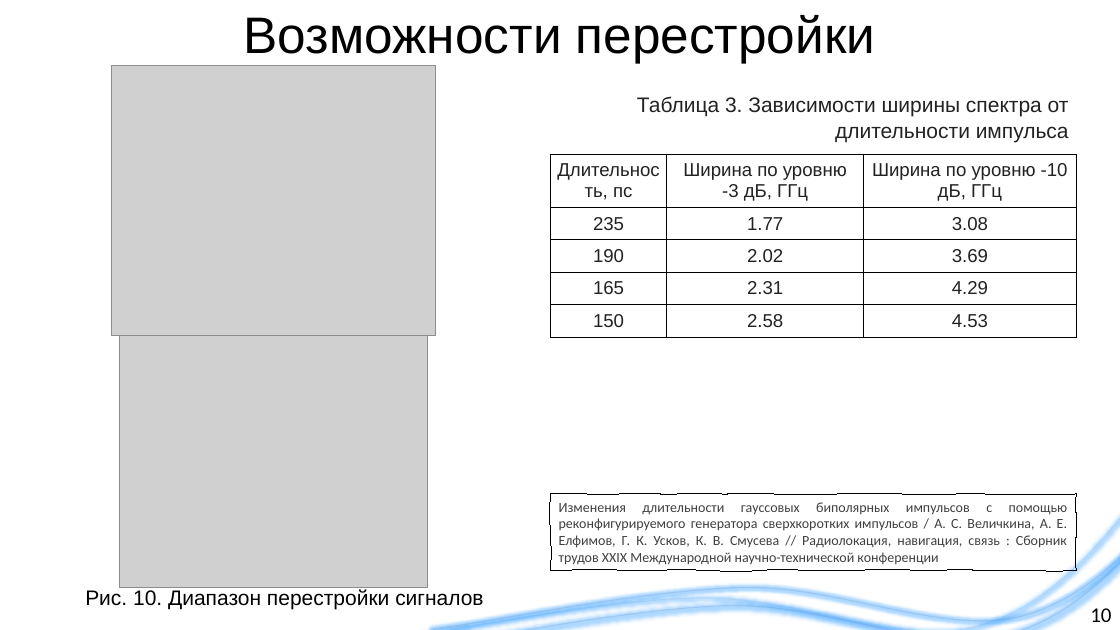
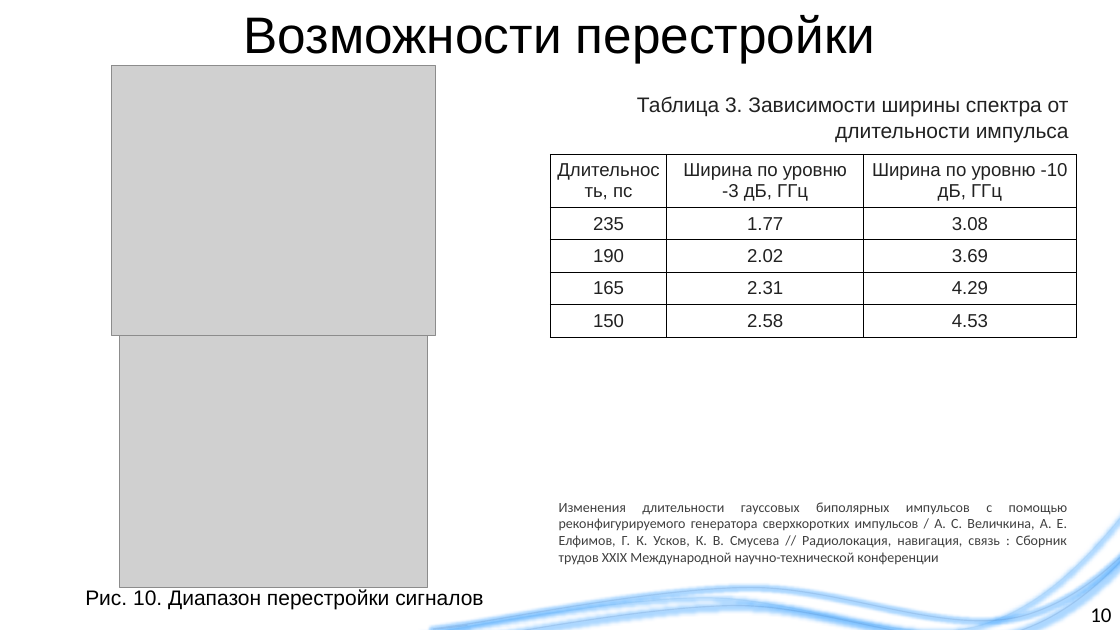
Before and after one commit to liveinscarlet/Study, a slide deck: slide 10 of Диссертация и предзащита/Презентация для предзащиты.pptx. Drawn at 1120x630 pixels with LibreOffice and Linux fonts; fonts in the diff are those of the drawing; grey boxes stand for pictures; background and template pictures are left out. Boxes give left, top, right and bottom in pixels: in the first picture for what was removed or moved away, otherwise in the second. Text is boxed around its words. In the diff, an @@ line names an element or a change of style, - is before the commit and + after.

```diff
--- a/Диссертация и предзащита/Презентация для предзащиты.pptx
+++ b/Диссертация и предзащита/Презентация для предзащиты.pptx
@@ freeform shape removed at [550,494,1076,571] @@
-Изменения длительности гауссовых биполярных импульсов с помощью реконфигурируемого генератора сверхкоротких импульсов / А. С. Величкина, А. Е. Елфимов, Г. К. Усков, К. В. Смусева // Радиолокация, навигация, связь : Сборник трудов XXIX Международной научно-технической конференции
@@ free added at [550,494,1076,571], 12 pt, text #404040 @@
+Изменения длительности гауссовых биполярных импульсов с помощью реконфигурируемого генератора сверхкоротких импульсов / А. С. Величкина, А. Е. Елфимов, Г. К. Усков, К. В. Смусева // Радиолокация, навигация, связь : Сборник трудов XXIX Международной научно-технической конференции
```
Also in this commit, not shown: 4 other slides changed, 1 other file.
